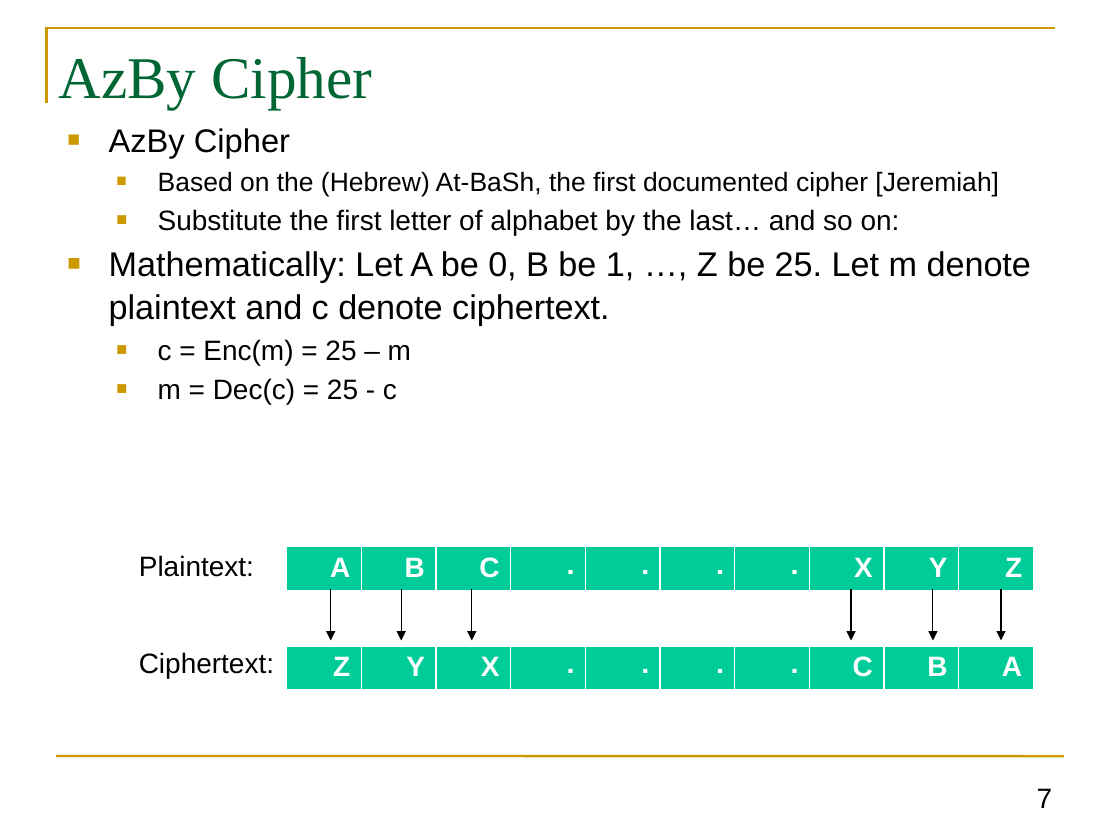
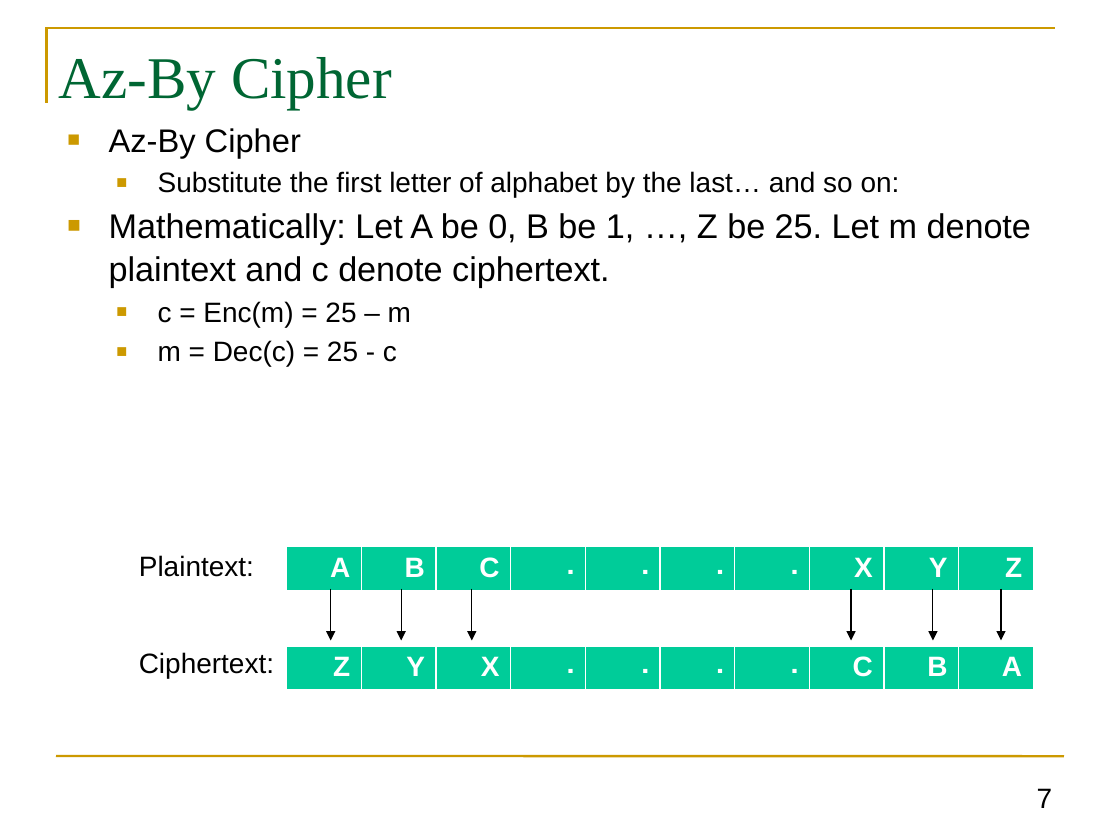
Before and after one commit to GhadaAlmashaqbeh/GhadaAlmashaqbeh.github.io, a slide deck: slide 7 of courses/cse3400-f2024/lecture2.pptx. Drawn at 1120x840 pixels with LibreOffice and Linux fonts; fonts in the diff are those of the drawing. Boxes give left, top, right and bottom in pixels: in the first picture for what was removed or moved away, otherwise in the second. Text is boxed around its words. In the diff, an @@ line names an element or a change of style, - is before the commit and + after.

```diff
--- a/courses/cse3400-f2024/lecture2.pptx
+++ b/courses/cse3400-f2024/lecture2.pptx
@@ title at (x1=59, y1=57, x2=392, y2=109): text changed @@
-AzBy Cipher
+Az-By Cipher
@@ text at (x1=109, y1=128, x2=301, y2=158): text changed; size 17 to 21 pt @@
-■ AzBy Cipher
-  ■ Based on the (Hebrew) At-BaSh, the first documented cipher [Jeremiah]
+■ Az-By Cipher
```
Also in this commit, not shown: 7 other slides changed, 5 other files.
